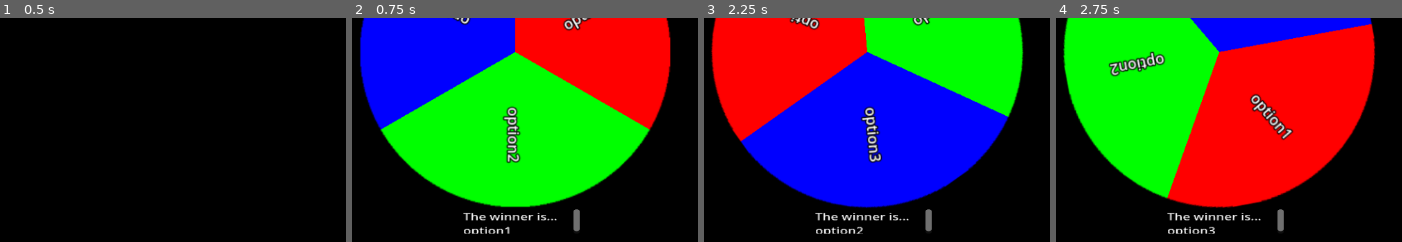
Above: before the commit, frames 1-4 (left to right).
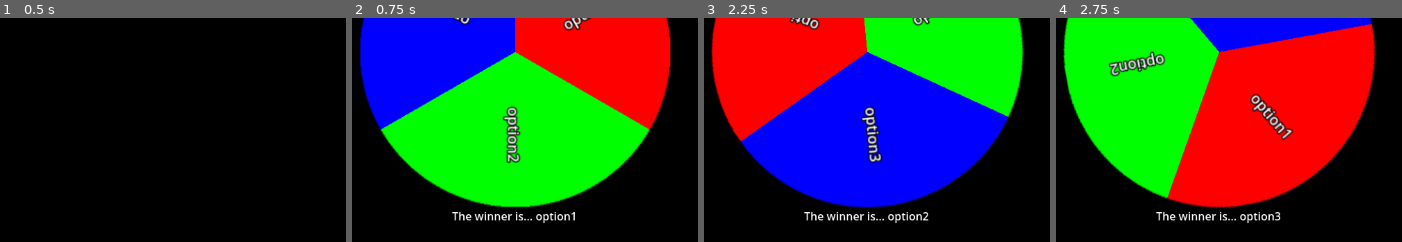
Above: after the commit, the same moments.

Repository: n4mr3g/decision_roulette
Game: Godot game, scene res://scenes/Main.tscn
Two runs of this game, one before a commit and one after it. Both use one fixed random seed, a clock stepped at 60 frames per second and the inputs below.
Inputs:
- Up to frame 1 (0.5 s): no input
- Up to frame 2 (0.75 s): click "OK" at 0.5 s
- Up to frame 3 (2.25 s): click "OK" at 1.25 s; click "SPIN!" at 2 s
- Up to frame 4 (2.75 s): no input
The pictures show only the part of the screen within x 0-50%, y 46-96%; the shares and areas given below are measured in that part.

Frame 1 is identical in both runs. In frame 2, 1.2% of the frame differs, in the area x 28-66%, y 85-97%; in frame 3, 1.2%; in frame 4, 1.2%.

Commit message:
Refactor UI and main script
- Adjusted the position and size of the WinnerLabel in the UI scene
- Updated the autowrap mode and scroll behavior in the UI scene
- Added a missing line break in the main script

Diff:
--- a/scenes/UI.tscn
+++ b/scenes/UI.tscn
@@ -38,6 +38,7 @@
 
 [node name="TheWinnerIs" type="RichTextLabel" parent="."]
 visible = false
+visible = false
 offset_left = 248.0
 offset_top = 552.0
 offset_right = 392.0
@@ -48,10 +49,15 @@
 
 [node name="WinnerLabel" type="RichTextLabel" parent="."]
 unique_name_in_owner = true
-offset_left = 260.0
-offset_top = 552.0
-offset_right = 404.0
-offset_bottom = 592.0
-scale = Vector2(1.16818, 0.880165)
-size_flags_vertical = 4
+clip_contents = false
+offset_left = 244.0
+offset_top = 550.0
+offset_right = 388.0
+offset_bottom = 590.0
+size_flags_horizontal = 3
+size_flags_vertical = 6
+size_flags_stretch_ratio = 0.0
+fit_content = true
+scroll_active = false
+autowrap_mode = 0
 metadata/_edit_use_anchors_ = true
--- a/scripts/main.gd
+++ b/scripts/main.gd
@@ -15,6 +15,8 @@
 	if current_winner != "":
 		update_winner_label(current_winner)
 
+
+
 func update_winner_label(winner_text: String):
 	if winner_label && winner_label.text != winner_text:
 		winner_label.text = "The winner is... " + winner_text
